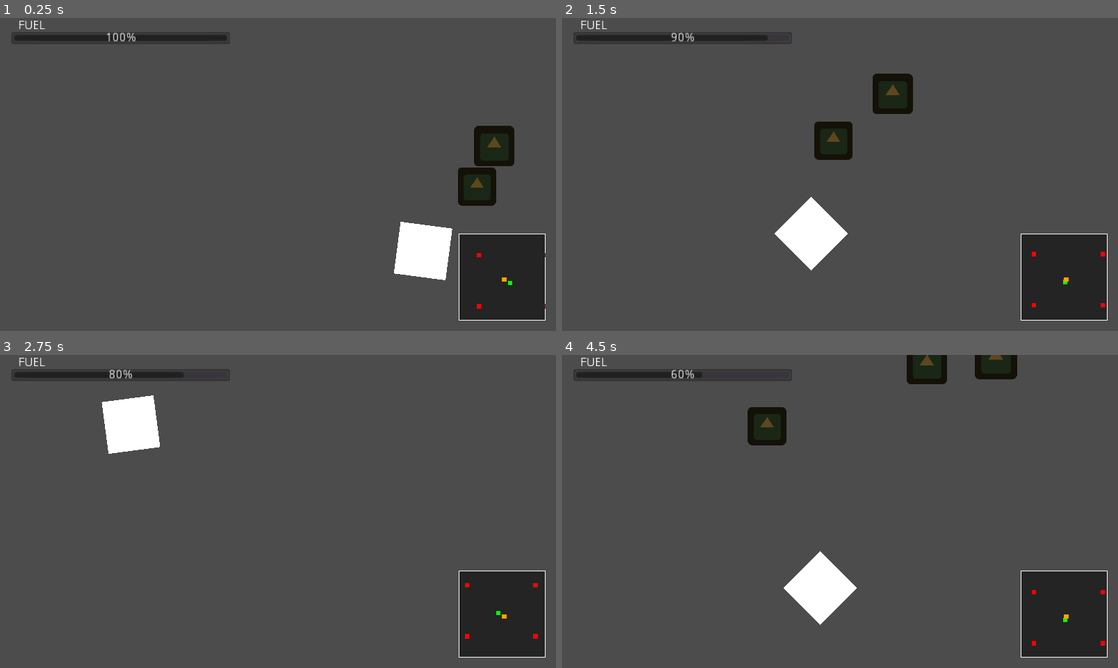
Above: before the commit, frames 1-4 (two rows, left to right).
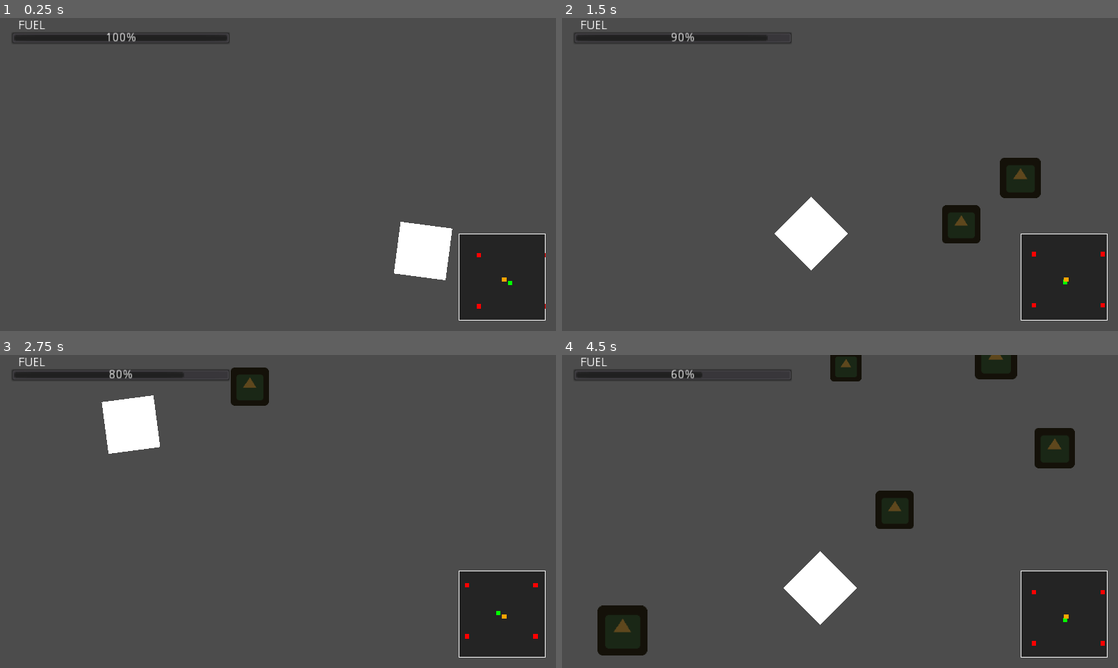
Above: after the commit, the same moments.

Repository: DissonantVoid/ludum-dare-52
Game: Godot game, scene res://game/main.tscn
Same seed, same stepped clock (60 frames per second), same inputs: the game is played once before the commit and once after it. This scene is started directly instead of the project's main scene. The engine's default icon, where the game draws it, is replaced by a stand-in: a white triangle on a blue panel in a dark square.
Inputs (mouse positions are in pixels of both pictures, inside the frame that each line leads up to):
- Up to frame 1 (0.25 s): no input
- Up to frame 2 (1.5 s): tap Enter at 0.5 s; move the mouse to (962, 158) at 0.52 s; press the mouse at (962, 158) at 0.53 s; hold Right (ui_right) 0.53-1.28 s; move the mouse to (728, 190) at 1.27 s; release the mouse at (728, 190) at 1.28 s; hold Down (ui_down) from 1.28 s (still down); click (728, 190) at 1.35 s
- Up to frame 3 (2.75 s): move the mouse to (333, 442) at 2.02 s; release Down (ui_down) at 2.03 s; press the mouse at (333, 442) at 2.03 s; hold Right (ui_right) from 2.03 s (still down)
- Up to frame 4 (4.5 s): move the mouse to (812, 574) at 2.77 s; release Right (ui_right) at 2.78 s; release the mouse at (812, 574) at 2.78 s; hold Up (ui_up) 2.78-3.53 s; click (812, 574) at 2.85 s; move the mouse to (1006, 558) at 3.52 s; press the mouse at (1006, 558) at 3.53 s; hold Left (ui_left) from 3.53 s (still down); move the mouse to (673, 464) at 4.27 s; release the mouse at (673, 464) at 4.28 s; click (673, 464) at 4.35 s

The runs differ from the first frame. In frame 1, 1.8% of the frame differs, in the area x 82-93%, y 34-60%; in frame 2, 3.5%; in frame 3, 0.8%; in frame 4, 5.2%, in the area x 6-93%, y 0-96%.

Commit message:
composed/added music

Diff:
--- a/game/UI/TitleScreen.tscn
+++ b/game/UI/TitleScreen.tscn
@@ -1,8 +1,9 @@
-[gd_scene load_steps=12 format=2]
+[gd_scene load_steps=13 format=2]
 
 [ext_resource path="res://assets/fonts/bodoni/BodoniFLF-Roman.ttf" type="DynamicFontData" id=1]
 [ext_resource path="res://game/UI/TitleScreen.gd" type="Script" id=2]
 [ext_resource path="res://assets/fonts/bodoni/BodoniFLF-Bold.ttf" type="DynamicFontData" id=3]
+[ext_resource path="res://assets/music/menu.wav" type="AudioStream" id=4]
 
 [sub_resource type="DynamicFont" id=1]
 size = 40
@@ -201,6 +202,10 @@
 custom_styles/normal = SubResource( 4 )
 text = "Close"
 
+[node name="music" type="AudioStreamPlayer" parent="."]
+stream = ExtResource( 4 )
+autoplay = true
+
 [connection signal="pressed" from="MarginContainer2/MarginContainer/VBoxContainer/Start" to="." method="_on_start_pressed"]
 [connection signal="pressed" from="MarginContainer2/MarginContainer/VBoxContainer/HowTo" to="." method="_on_tutorial_pressed"]
 [connection signal="pressed" from="MarginContainer2/MarginContainer/VBoxContainer/Credits" to="." method="_on_credits_pressed"]
--- a/game/main.tscn
+++ b/game/main.tscn
@@ -8,6 +8,7 @@
 [ext_resource path="res://game/minimap.gd" type="Script" id=6]
 [ext_resource path="res://game/Actors/EnemyShip.tscn" type="PackedScene" id=7]
 [ext_resource path="res://game/UI/PlayerUI.tscn" type="PackedScene" id=8]
+[ext_resource path="res://assets/music/game.wav" type="AudioStream" id=9]
 
 [sub_resource type="StyleBoxFlat" id=1]
 bg_color = Color( 0.141176, 0.141176, 0.141176, 1 )
@@ -66,7 +67,6 @@
 position = Vector2( 334, 176 )
 
 [node name="Asteroides" type="Node2D" parent="."]
-position = Vector2( -294, -193 )
 
 [node name="DistanceDetectionTimer" type="Timer" parent="Asteroides"]
 wait_time = 2.0
@@ -80,5 +80,9 @@
 
 [node name="PlayerCamera" parent="." instance=ExtResource( 4 )]
 
+[node name="music" type="AudioStreamPlayer" parent="."]
+stream = ExtResource( 9 )
+autoplay = true
+
 [connection signal="out_of_fuel" from="HUD/PlayerUI" to="." method="_on_PlayerUI_out_of_fuel"]
 [connection signal="timeout" from="Asteroides/DistanceDetectionTimer" to="." method="_on_asteroids_detection_timeout"]
Not shown, added: assets/music/game.wav.import
Not shown, added: assets/music/menu.wav.import
Not shown: 1 places in game/main.tscn that only renumber resources
Not shown, added: assets/music/game.wav
Not shown, added: assets/music/menu.wav
